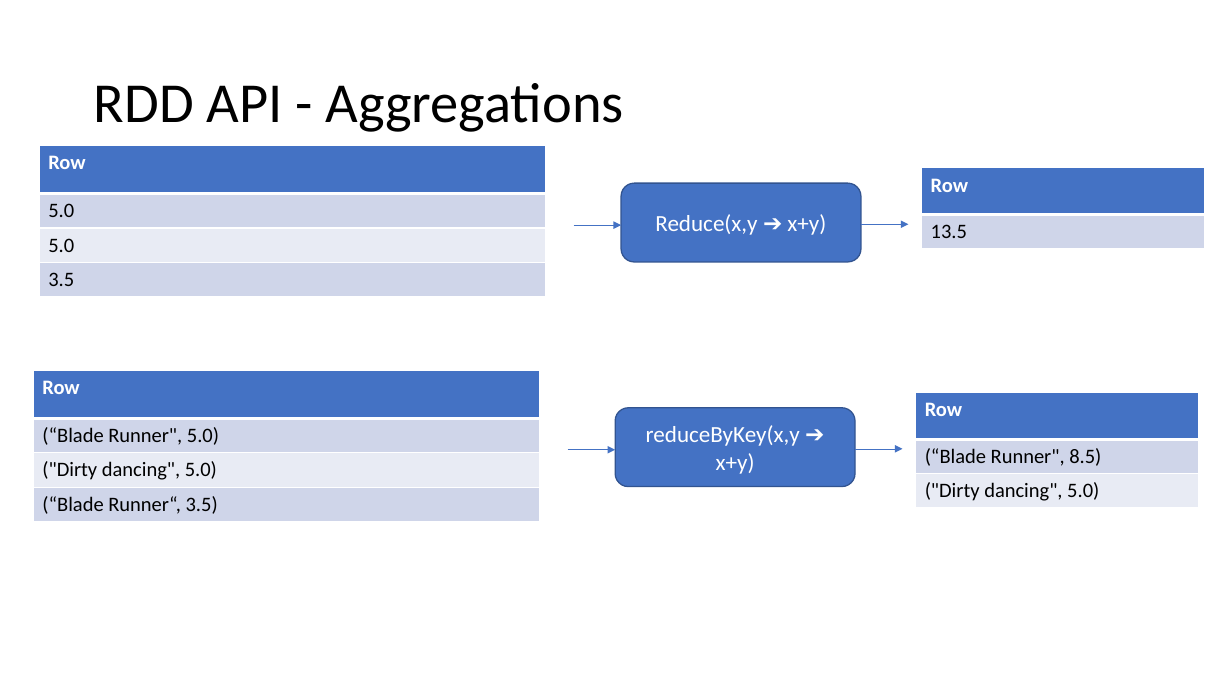
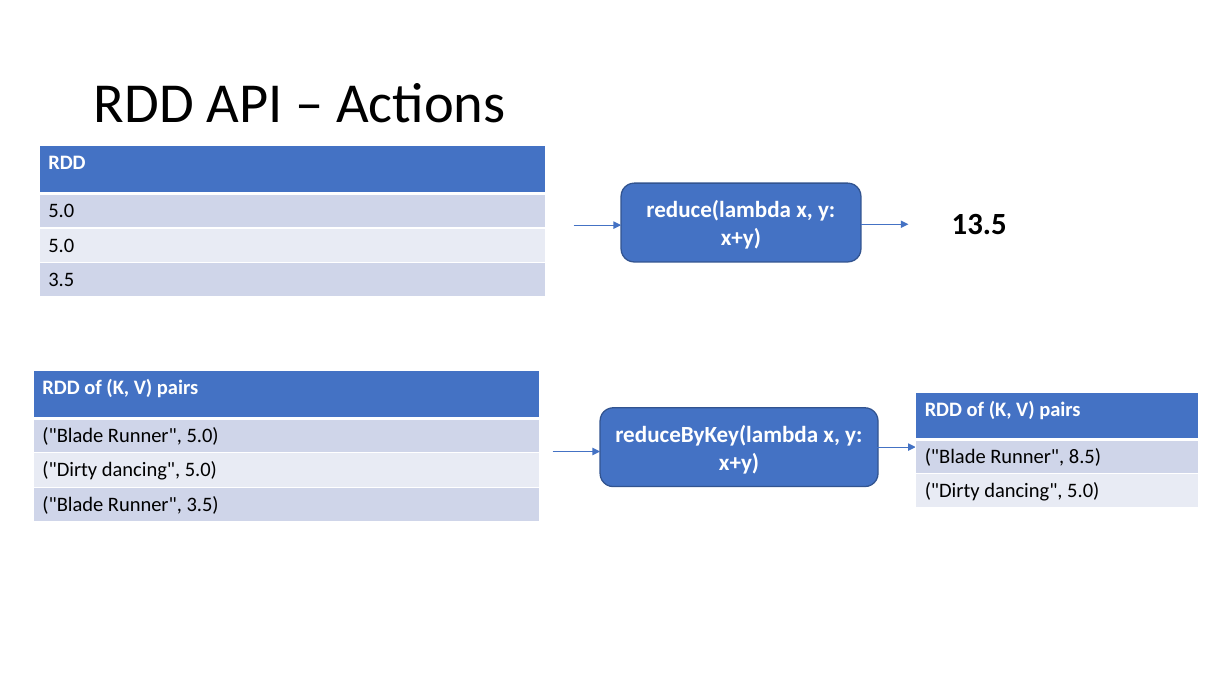
Before and after one commit to criteo-research/master-iasd, a slide deck: slide 11 of module4/td1/td1-spark-rdd.pptx. Drawn at 1232x693 pixels with LibreOffice and Linux fonts; fonts in the diff are those of the drawing. Boxes give left, top, right and bottom in pixels: in the first picture for what was removed or moved away, otherwise in the second. Text is boxed around its words. In the diff, an @@ line names an element or a change of style, - is before the commit and + after.

```diff
--- a/module4/td1/td1-spark-rdd.pptx
+++ b/module4/td1/td1-spark-rdd.pptx
@@ title at box(94, 83, 505, 123): text changed @@
-RDD API - Aggregations
+RDD API – Actions
@@ table at box(39, 146, 546, 296) @@
-row 1, column 1: Row
+row 1, column 1: RDD
@@ table removed at box(921, 168, 1205, 249), 2 rows, 1 columns @@
-Row
-13.5
@@ text in rounded rectangle at box(646, 200, 835, 249): text changed; bold on @@
-Reduce(x,y ➔ x+y)
+reduce(lambda x, y: x+y)
@@ text added at box(952, 213, 1007, 235), 24 pt, text #000000, bold @@
+13.5
@@ table at box(33, 371, 541, 520) @@
-row 1, column 1: Row
+row 1, column 1: RDD of (K, V) pairs
@@ row 2, column 1: "(“Blade Runner", 5.0)" to "("Blade Runner", 5.0)" @@
@@ row 4, column 1: "(“Blade Runner“, 3.5)" to "("Blade Runner", 3.5)" @@
@@ rounded rectangle "reduceByKey(lambda x, y: x+y)": place and size @@
-rounded rectangle "reduceByKey(lambda x, y: x+y)" at box(616, 408, 856, 486)
+rounded rectangle "reduceByKey(lambda x, y: x+y)" at box(600, 408, 878, 486)
@@ table at box(916, 393, 1200, 507) @@
-row 1, column 1: Row
+row 1, column 1: RDD of (K, V) pairs
@@ row 2, column 1: "(“Blade Runner", 8.5)" to "("Blade Runner", 8.5)" @@
@@ text in rounded rectangle at box(615, 425, 862, 474): text changed; bold on @@
-reduceByKey(x,y ➔ x+y)
+reduceByKey(lambda x, y: x+y)
@@ arrow moved from (855, 449) - (903, 449) to (869, 447) - (916, 447) @@
@@ arrow moved from (567, 450) - (616, 450) to (553, 452) - (600, 452) @@
```
Also in this commit, not shown: 5 other slides changed, 1 other file.
